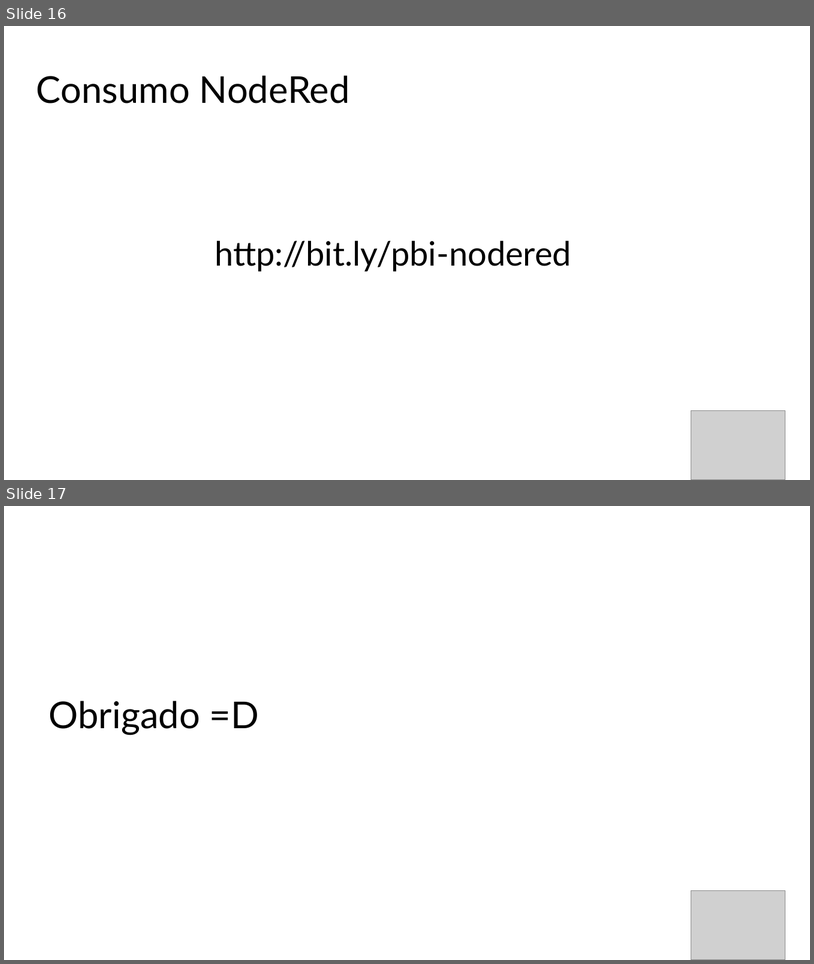
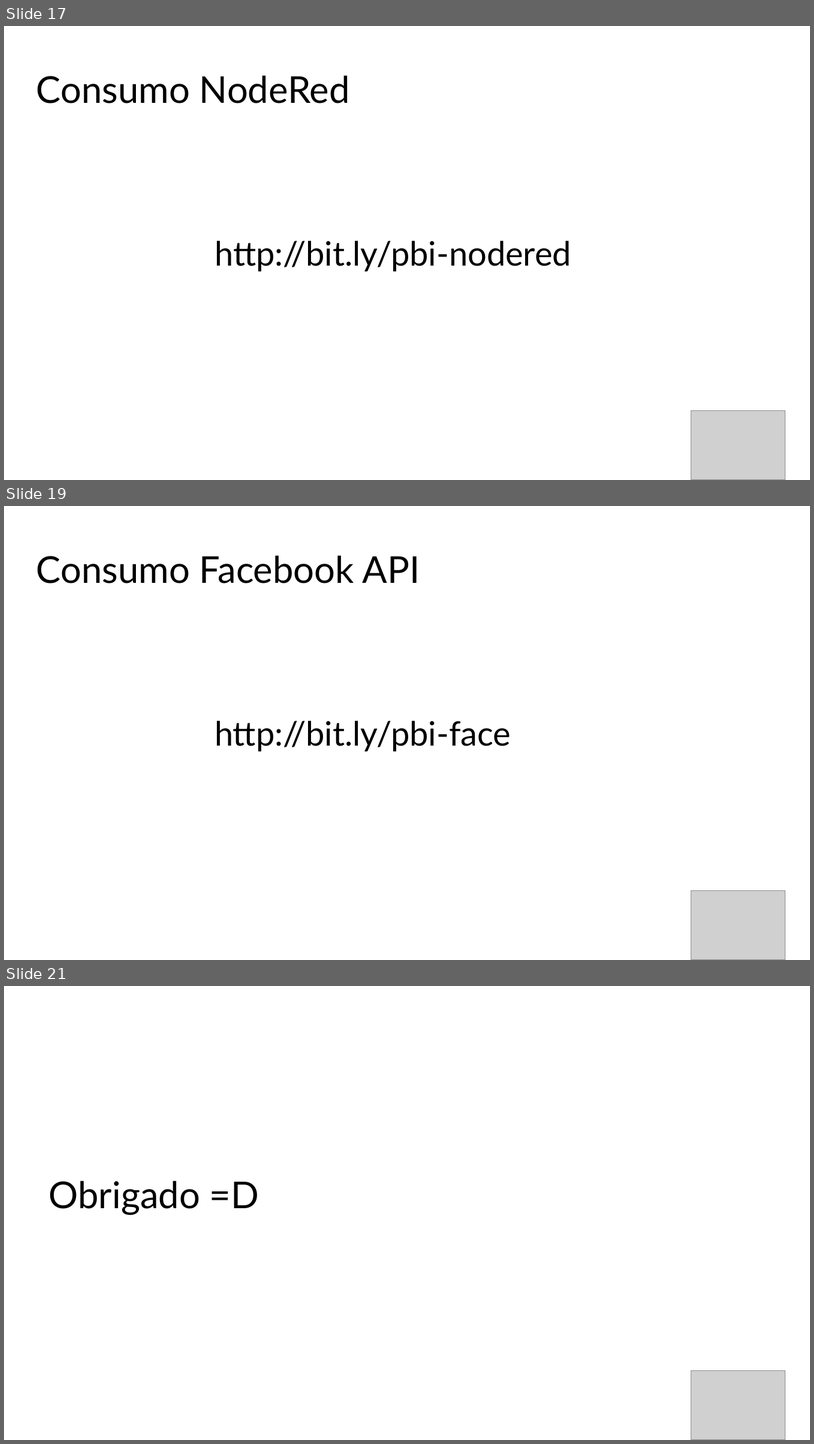
Before and after one commit to orlandogomes/madrugada-pbi, a slide deck: Apresentação/MadrugadaNerdzao_Trilha PBI.pptx. Shown one above the other, each under a label of ours: slides 16 and 17 before the commit, slides 17, 19 and 21 after it; the slides between them are not shown. The pictures are 814x964 and 814x1444 pixels, drawn with LibreOffice and Linux fonts; fonts in the diff are those of the drawing; grey boxes stand for pictures. Boxes give left, top, right and bottom in pixels: in the first picture for what was removed or moved away, otherwise in the second. Text is boxed around its words. In the diff, an @@ line names an element or a change of style, - is before the commit and + after.

```diff
--- a/Apresentação/MadrugadaNerdzao_Trilha PBI.pptx
+++ b/Apresentação/MadrugadaNerdzao_Trilha PBI.pptx
@@ slide 19 added at <box>4,506,810,960</box>, background #FFFFFF @@
@@ title added at <box>36,555,420,583</box>, 44 pt, text #000000 @@
+Consumo Facebook API
@@ text added at <box>215,720,511,751</box>, 40 pt, text #000000 @@
+http://bit.ly/pbi-face
@@ picture added at <box>691,891,785,960</box> @@
@@ what was slide 16 is now slide 17 @@
@@ what was slide 17 is now slide 21 @@
```
Also in this commit, not shown: 3 other slides added, 1 other file.
